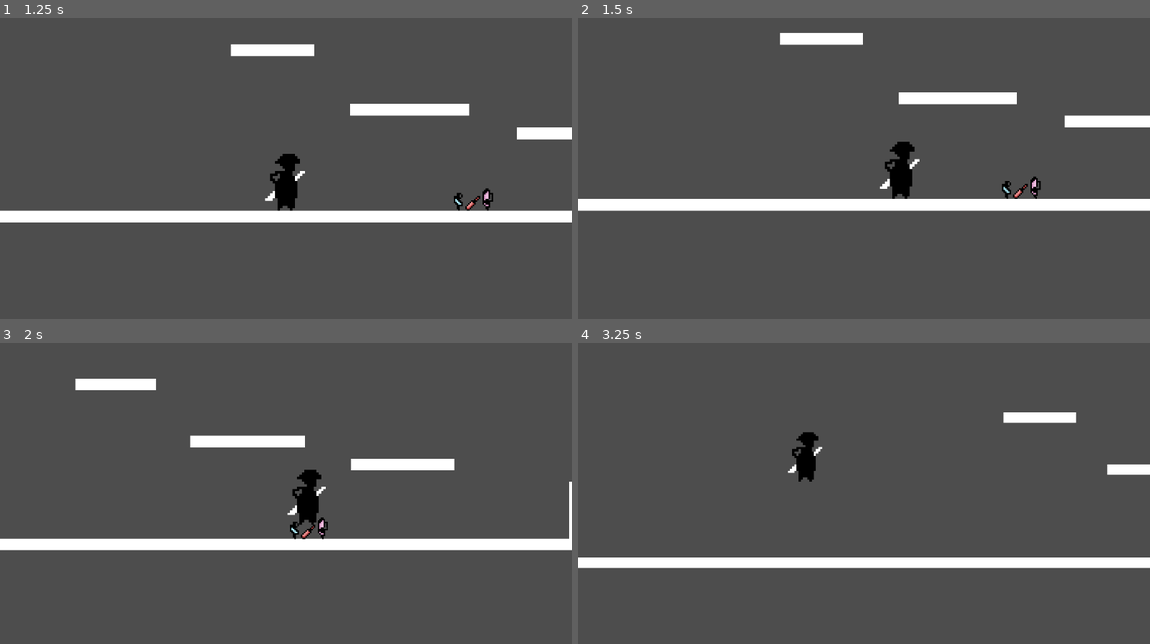
Above: before the commit, frames 1-4 (two rows, left to right).
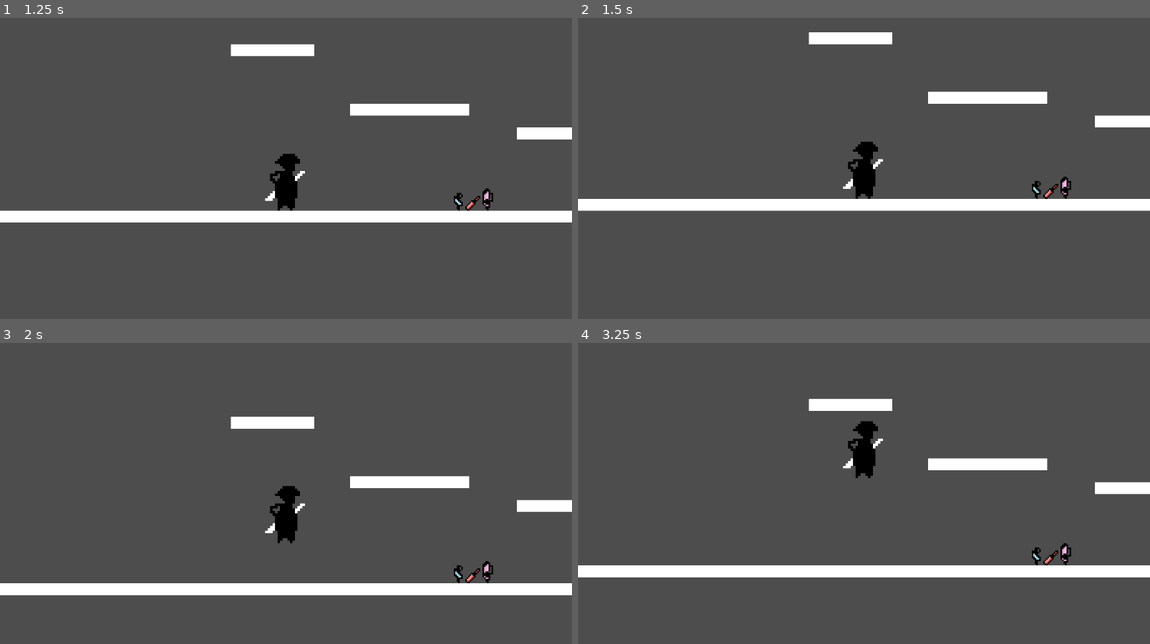
Above: after the commit, the same moments.

Repository: Glitch9wave/platformer-demo
Game: Godot game, scene res://scenes/main.tscn
Same seed, same stepped clock (60 frames per second), same inputs: the game is played once before the commit and once after it.
Inputs:
- Up to frame 1 (1.25 s): tap Enter (ui_accept) at 0.5, 0.77 s; hold Right (ui_right) from 0.53 s (still down); hold A (keycode_A) from 0.53 s (still down)
- Up to frame 2 (1.5 s): keep holding Right (ui_right); release A (keycode_A) at 1.28 s; tap D (keycode_D) at 1.35 s
- Up to frame 3 (2 s): keep holding Right (ui_right); tap Enter (ui_accept) at 1.52 s
- Up to frame 4 (3.25 s): release Right (ui_right) at 2.03 s; hold Left (ui_left) 2.03-2.78 s; hold A (keycode_A) 2.03-2.78 s; hold Right (ui_right) from 2.78 s (still down); tap D (keycode_D) at 2.85 s; tap Enter (ui_accept) at 3.02 s

Frame 1 is identical in both runs. In frame 2, 2.9% of the frame differs, in the area x 35-91%, y 4-61%; in frame 3, 14%, in the area x 0-100%, y 11-84%; in frame 4, 9.8%.

Commit message:
Refactor player.gd to use xor

Diff:
--- a/scripts/player.gd
+++ b/scripts/player.gd
@@ -41,7 +41,7 @@
 	var right = Input.is_action_pressed("ui_right") or Input.is_action_pressed("keycode_D")
 	var left = Input.is_action_pressed("ui_left") or Input.is_action_pressed("keycode_A")
 
-	if (not right and not left) or (right and left):
+	if right != left:
 		if abs(velocity.x) < 100:
 			velocity.x = 0
 		else:
